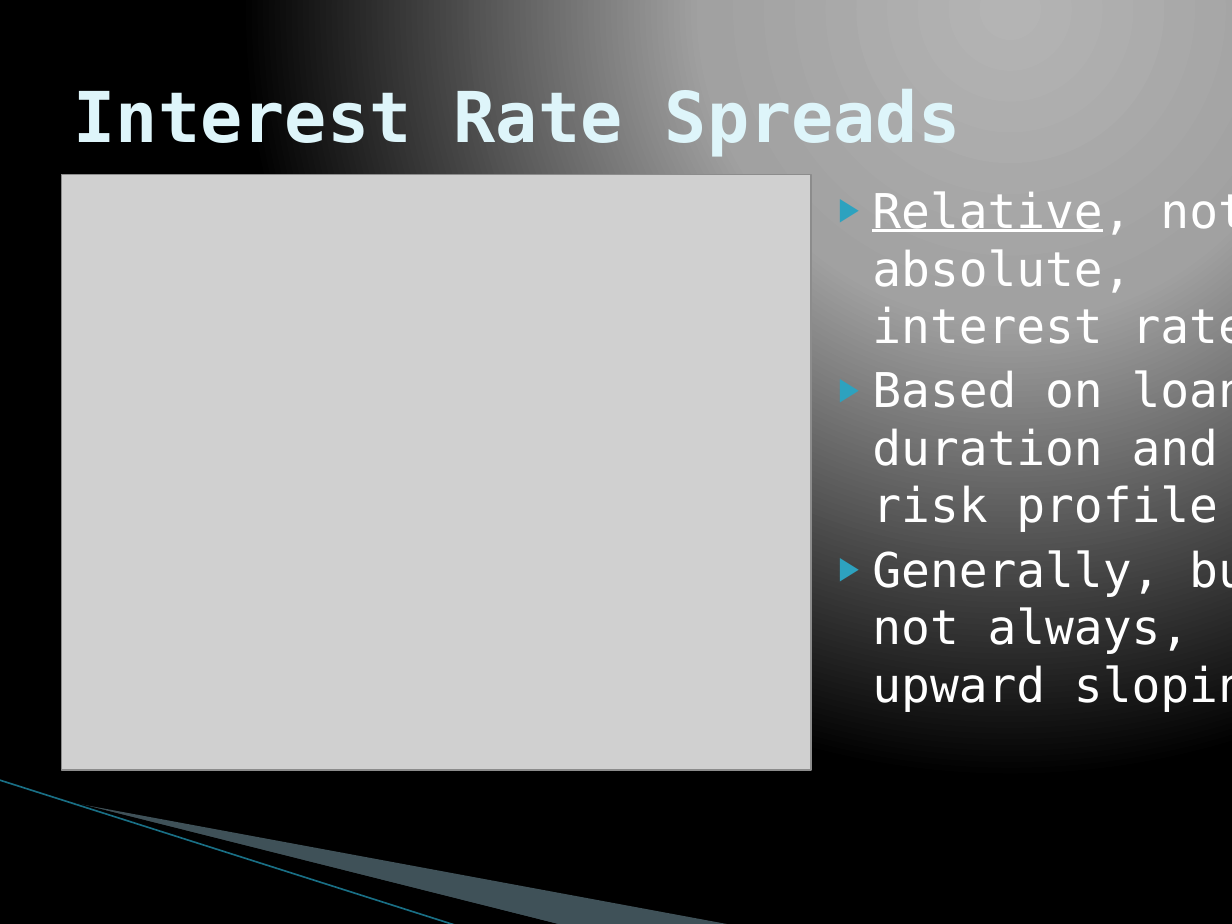
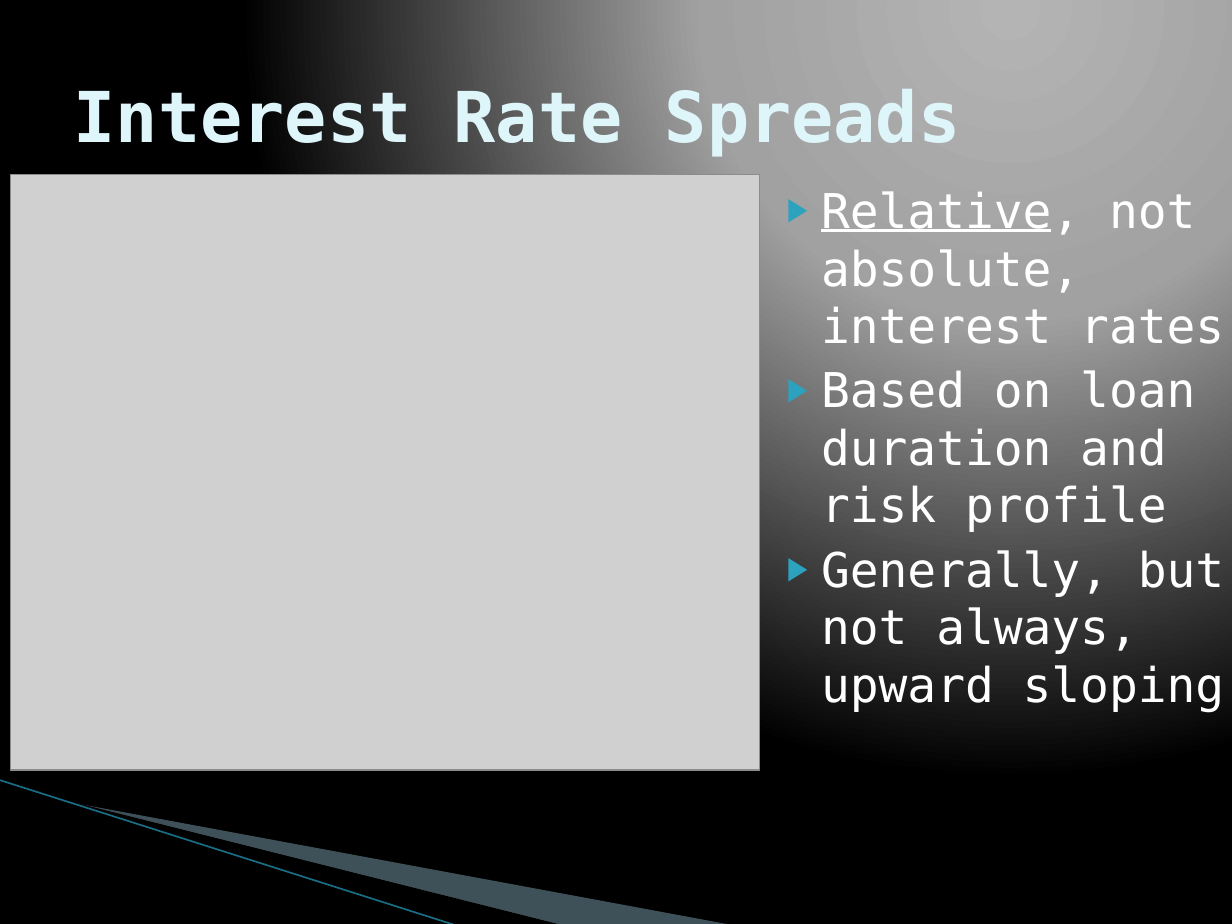
Before and after one commit to ReedCollegeMATH241/Math-241-Term-Project, a slide deck: slide 5 of Are We Due for Another Crash.pptx. Drawn at 1232x924 pixels with LibreOffice and Linux fonts; fonts in the diff are those of the drawing; grey boxes stand for pictures; background and template pictures are left out. Boxes give left, top, right and bottom in pixels: in the first picture for what was removed or moved away, otherwise in the second. Text is boxed around its words. In the diff, an @@ line names an element or a change of style, - is before the commit and + after.

Commit message:
powerpoint update

```diff
--- a/Are We Due for Another Crash.pptx
+++ b/Are We Due for Another Crash.pptx
@@ picture moved from (x1=62, y1=175, x2=811, y2=770) to (x1=10, y1=175, x2=759, y2=770) @@
@@ text "Relative, not absolute, interest rates" rewrapped from (x1=872, y1=191, x2=1232, y2=712) to (x1=821, y1=191, x2=1225, y2=713) @@
```
Also in this commit, not shown: 1 slide added.
